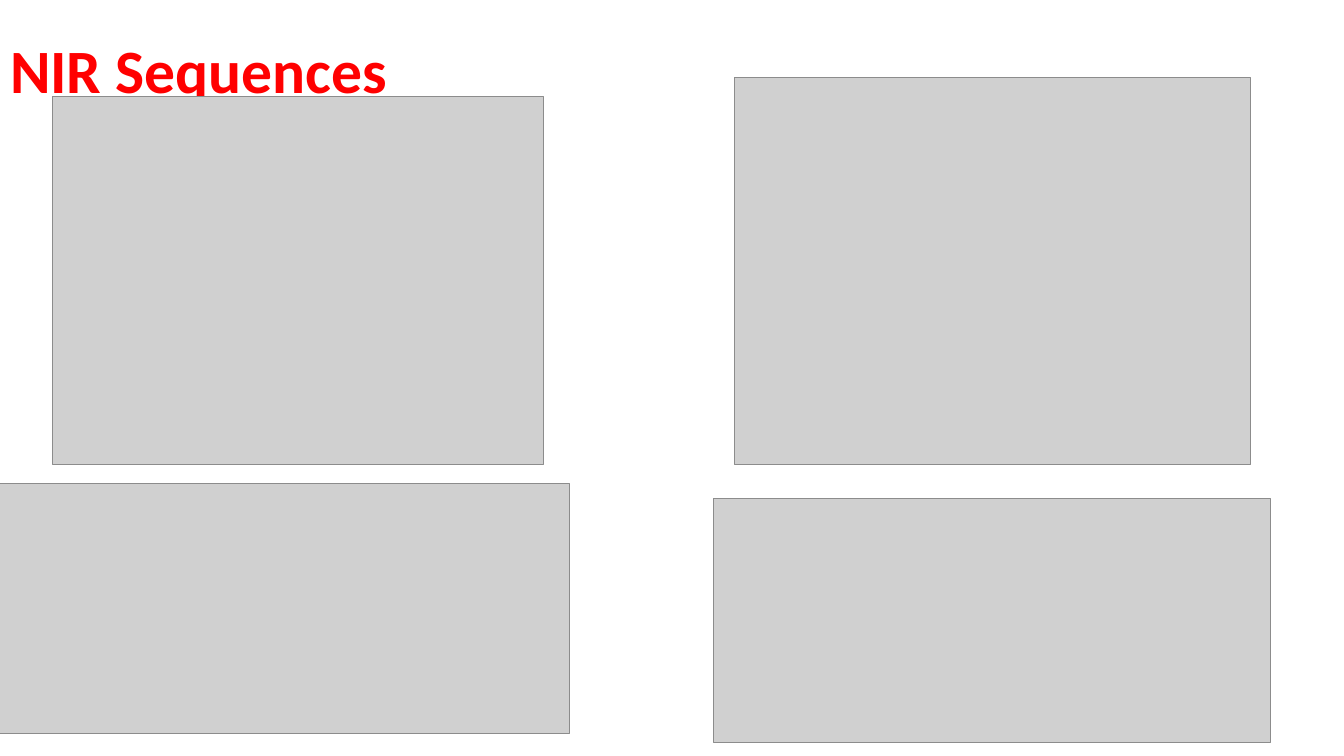
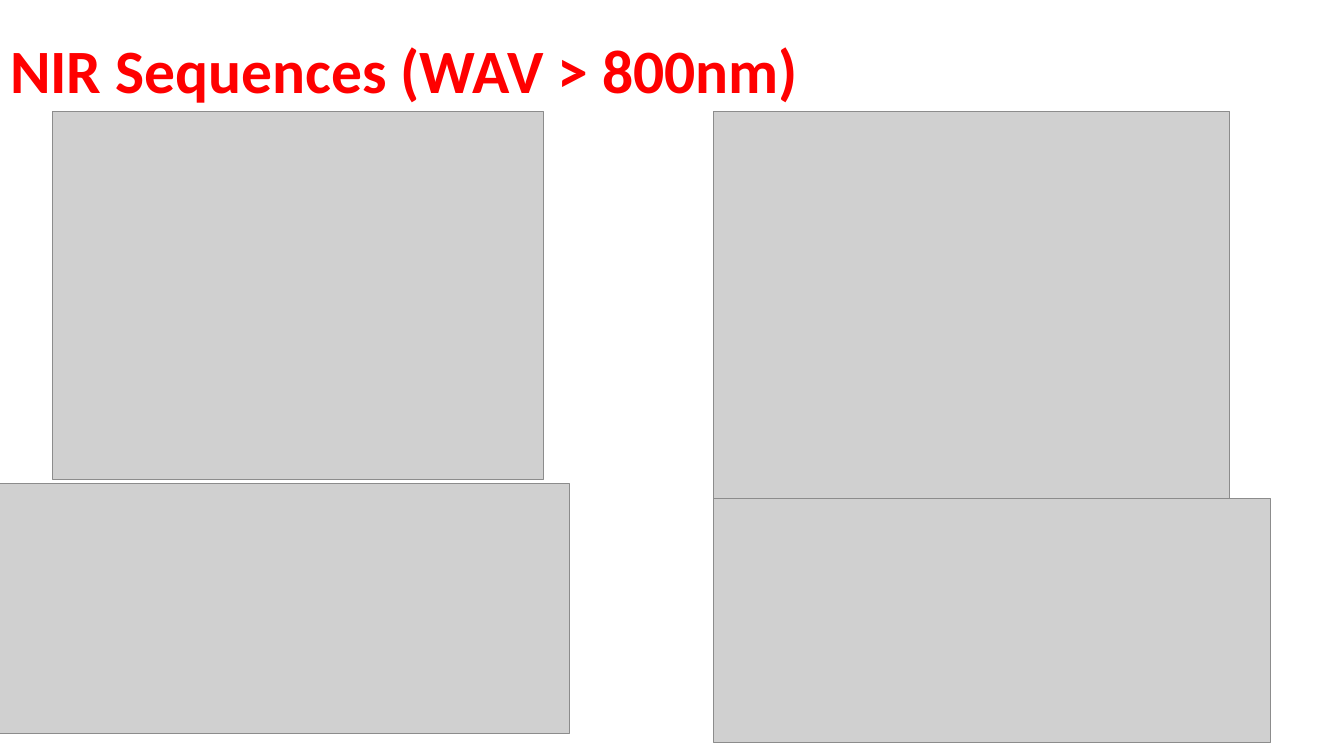
Before and after one commit to Esadeghii/Conditional-VAE, a slide deck: slide 11 of CVAE.pptx (slide 10 before the commit). Drawn at 1344x756 pixels with LibreOffice and Linux fonts; fonts in the diff are those of the drawing; grey boxes stand for pictures. Boxes give left, top, right and bottom in pixels: in the first picture for what was removed or moved away, otherwise in the second. Text is boxed around its words. In the diff, an @@ line names an element or a change of style, - is before the commit and + after.

```diff
--- a/CVAE.pptx
+++ b/CVAE.pptx
@@ title at [10,47,798,103]: text changed @@
-NIR Sequences
+NIR Sequences (WAV > 800nm)
@@ picture: place and size @@
-picture at [52,97,543,465]
+picture at [52,111,543,479]
@@ picture: place and size @@
-picture at [734,78,1250,465]
+picture at [714,111,1230,498]
```
Also in this commit, not shown: 4 other slides changed, 1 slide added.
